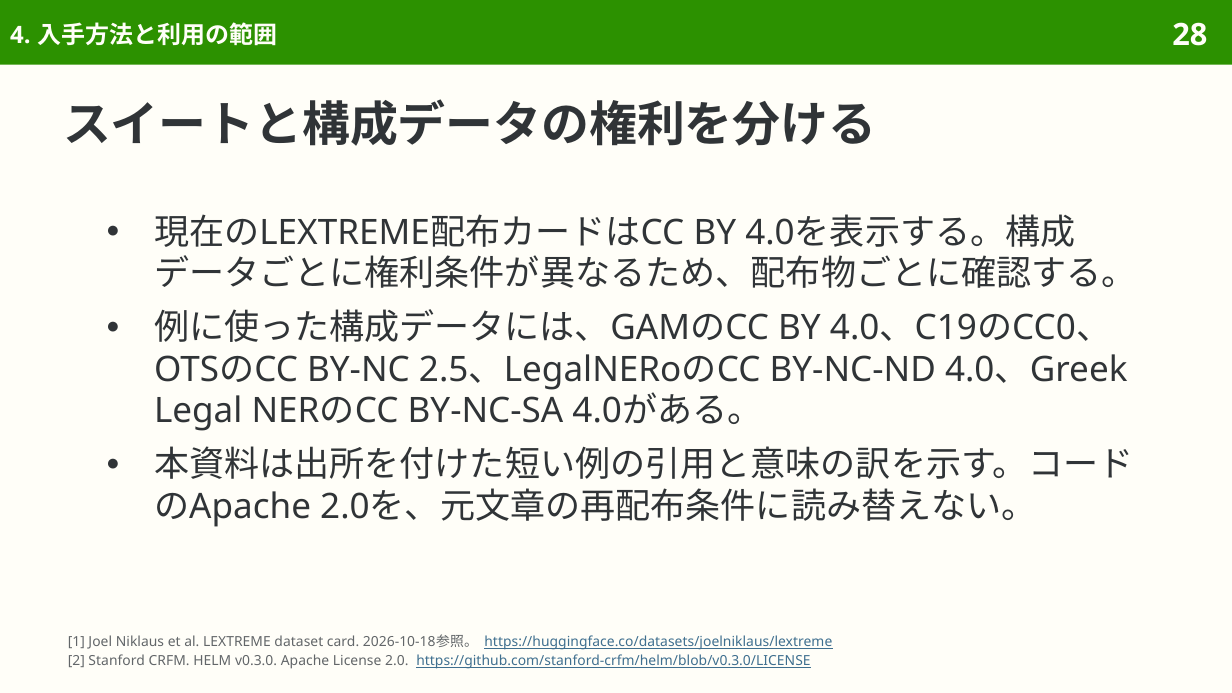
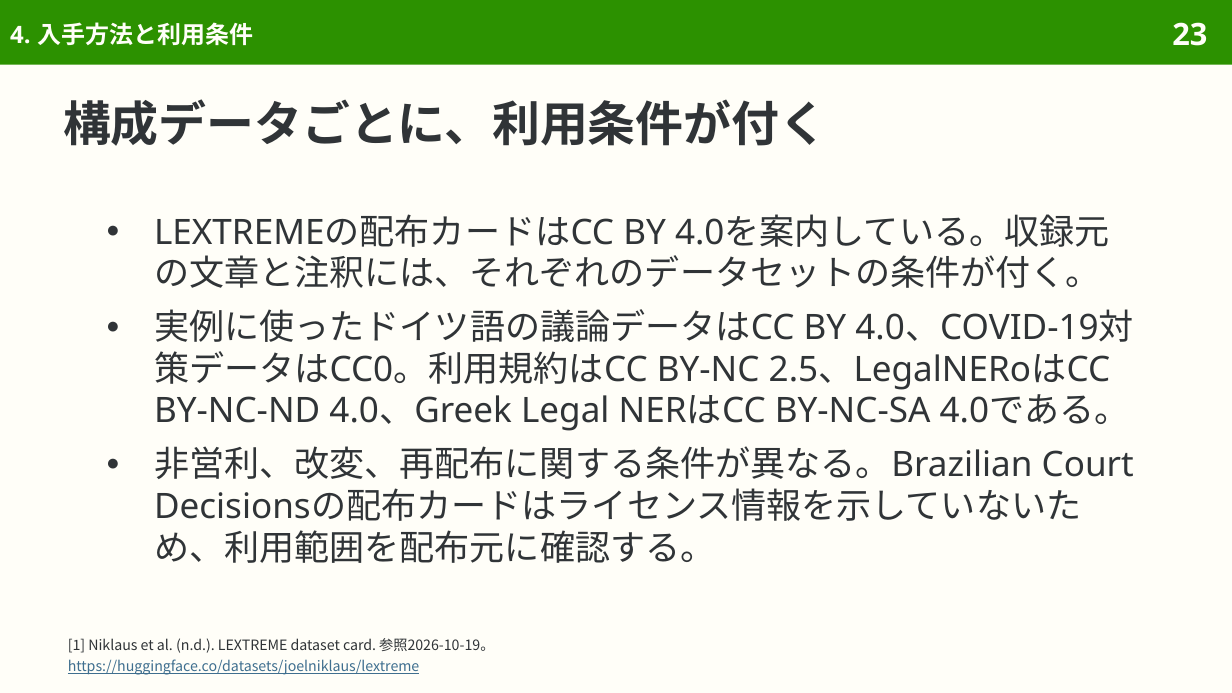
Before and after one commit to sasakiy84/datasets-in-10-minutes, a slide deck: slide 23 of slides/datasets-in-10-minutes-lextreme.pptx (slide 28 before the commit). Drawn at 1232x693 pixels with LibreOffice and Linux fonts; fonts in the diff are those of the drawing. Boxes give left, top, right and bottom in pixels: in the first picture for what was removed or moved away, otherwise in the second. Text is boxed around its words. In the diff, an @@ line names an element or a change of style, - is before the commit and + after.

Commit message:
Explain LEXTREME original multilingual legal datasets and evaluation

```diff
--- a/slides/datasets-in-10-minutes-lextreme.pptx
+++ b/slides/datasets-in-10-minutes-lextreme.pptx
@@ title at box(10, 22, 253, 45): text changed @@
-4. 入手方法と利用の範囲
+4. 入手方法と利用条件
@@ page number at box(1172, 22, 1207, 46): text changed @@
-28
+23
@@ title at box(63, 99, 827, 146): text changed @@
-スイートと構成データの権利を分ける
+構成データごとに、利用条件が付く
@@ text at box(154, 214, 1134, 563): text changed @@
-● 現在のLEXTREME配布カードはCC BY 4.0を表示する。構成データごとに権利条件が異なるため、配布物ごとに確認する。
-● 例に使った構成データには、GAMのCC BY 4.0、C19のCC0、OTSのCC BY-NC 2.5、LegalNERoのCC BY-NC-ND 4.0、Greek Legal NERのCC BY-NC-SA 4.0がある。
-● 本資料は出所を付けた短い例の引用と意味の訳を示す。コードのApache 2.0を、元文章の再配布条件に読み替えない。
+● LEXTREMEの配布カードはCC BY 4.0を案内している。収録元の文章と注釈には、それぞれのデータセットの条件が付く。
+● 実例に使ったドイツ語の議論データはCC BY 4.0、COVID-19対策データはCC0。利用規約はCC BY-NC 2.5、LegalNERoはCC BY-NC-ND 4.0、Greek Legal NERはCC BY-NC-SA 4.0である。
+● 非営利、改変、再配布に関する条件が異なる。Brazilian Court Decisionsの配布カードはライセンス情報を示していないため、利用範囲を配布元に確認する。
@@ text at box(68, 638, 494, 675): text changed; size 8.1 to 8.3 pt; font Noto Sans to Noto Sans CJK JP; text colour #3F6F8F to #303437 @@
-[1] Joel Niklaus et al. LEXTREME dataset card. 2026-10-18参照。 https://huggingface.co/datasets/joelniklaus/lextreme
-[2] Stanford CRFM. HELM v0.3.0. Apache License 2.0. https://github.com/stanford-crfm/helm/blob/v0.3.0/LICENSE
+[1] Niklaus et al. (n.d.). LEXTREME dataset card. 参照2026-10-19。
+https://huggingface.co/datasets/joelniklaus/lextreme
```
Also in this commit, not shown: 46 other slides changed, 8 slides removed, 42 other files.
